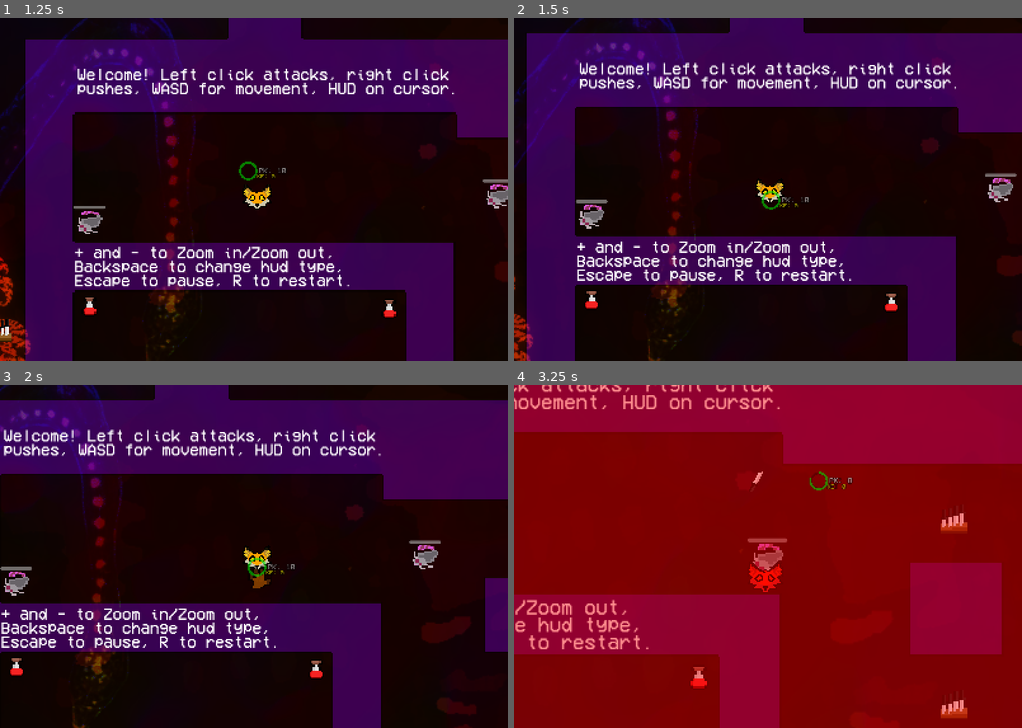
Above: before the commit, frames 1-4 (two rows, left to right).
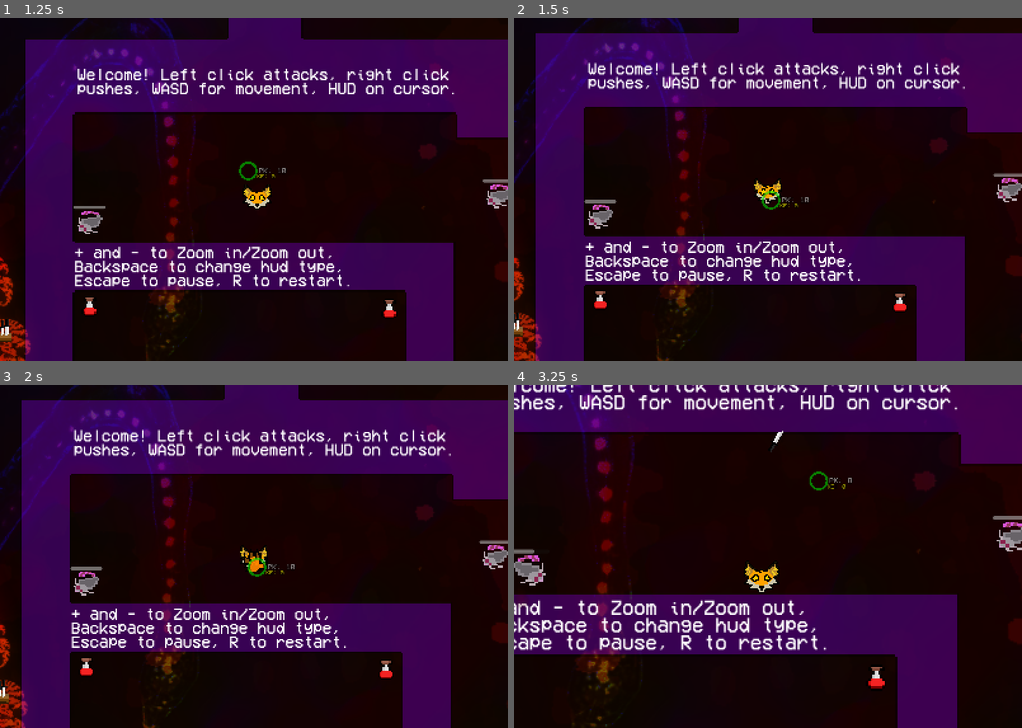
Above: after the commit, the same moments.

Repository: TyconXon/Sunkist-Savior
Game: Godot game, scene res://Main Menu.tscn
The game is run twice, just before and just after one commit, with the same random seed, the same clock (stepped at 60 frames per second) and the same inputs.
Inputs (mouse positions are in pixels of both pictures, inside the frame that each line leads up to):
- Up to frame 1 (1.25 s): click "Start" at 0.5 s
- Up to frame 2 (1.5 s): tap Enter at 1.25 s; move the mouse to (773, 199) at 1.27 s; hold D (right) from 1.28 s (still down); hold V (boomerang) from 1.28 s (still down)
- Up to frame 3 (2 s): keep holding D (right); keep holding V (boomerang); right-click (259, 566) at 1.55 s
- Up to frame 4 (3.25 s): move the mouse to (666, 573) at 2.02 s; release D (right) at 2.03 s; release V (boomerang) at 2.03 s; hold S (down) 2.03-2.78 s; right-click (666, 573) at 2.1 s; click (666, 573) at 2.3 s; move the mouse to (818, 481) at 2.77 s; press the mouse at (818, 481) at 2.78 s; hold D (right) from 2.78 s (still down); tap = (zoom in) at 3.05 s

Frame 1 is identical in both runs. In frame 2, 14% of the frame differs, in the area x 0-100%, y 0-100%; in frame 3, 29%; in frame 4, 100%.

Commit message:
hitstop

Diff:
--- a/Prefabs/Bullet/knife.gd
+++ b/Prefabs/Bullet/knife.gd
@@ -4,6 +4,7 @@
 var positionToAttack = null
 var stabbed = false
 var already_dropped = false
+var projectileboosted = false
 @export var damage = 1
 @export var speed = 10
 
@@ -15,7 +16,7 @@
 
 func _physics_process(delta: float) -> void:
 	if !stabbed:
-		position += transform.x * speed
+		position += transform.x * speed * delta * 100
 
 
 func _on_body_entered(body: Node2D) -> void:
@@ -27,10 +28,13 @@
 			$CollisionShape2D.disabled = true
 
 			self.velocity = Vector2.ZERO
+			if body.is_in_group("enemy") && !stabbed:
+				body.stun(0.05, 1)
 			stabbed = true
 			damage = 0
-			if body.is_in_group("enemy"):
-				body.stun(0.05, 1)
+
+			if projectileboosted:
+				$DeletionTimer.wait_time = 0.01
 
 			self.self_modulate = Color(100,100,100,100)
 			self.reparent(body)
--- a/Prefabs/Bullet/knife.tscn
+++ b/Prefabs/Bullet/knife.tscn
@@ -4,7 +4,7 @@
 [ext_resource type="Texture2D" uid="uid://dwps61cmlf7s" path="res://Resources/knife.png" id="1_eogbi"]
 
 [sub_resource type="RectangleShape2D" id="RectangleShape2D_f3s5m"]
-size = Vector2(60, 20)
+size = Vector2(35, 10)
 
 [sub_resource type="Animation" id="Animation_nole0"]
 length = 0.001
@@ -53,6 +53,7 @@
 texture = ExtResource("1_eogbi")
 
 [node name="CollisionShape2D" type="CollisionShape2D" parent="."]
+position = Vector2(12.5, 0)
 shape = SubResource("RectangleShape2D_f3s5m")
 
 [node name="DeletionTimer" type="Timer" parent="."]
--- a/Prefabs/Bullet/paw.gd
+++ b/Prefabs/Bullet/paw.gd
@@ -11,7 +11,7 @@
 	$Sprite2D.global_rotation = 0
 
 func _physics_process(delta: float) -> void:
-	position += transform.x * 2
+	position += transform.x * 2 * delta * 50
 
 func _on_deletion_timer_timeout() -> void:
 	queue_free()
@@ -23,10 +23,27 @@
 		body.stun(0.75, 10)
 
 func _on_area_entered(area: Area2D) -> void:
-	if not area.is_in_group("friendly") and area.is_in_group("bullet"):
-		area.remove_from_group("enemy")
-		area.add_to_group("friendly")
-		print('a')
-		#area.speed *= -1
-		area.rotate(PI)
-		area.modulate = Color.GREEN
+	if $DeletionTimer.time_left > $DeletionTimer.wait_time - 0.1:
+		if not area.is_in_group("friendly") and area.is_in_group("bullet"):
+			area.remove_from_group("enemy")
+			area.add_to_group("friendly")
+			print('a')
+			area.speed *= 1.5
+			area.damage *= 0.75
+			area.rotate(PI)
+			area.modulate = Color.YELLOW
+			Global.hitstop(0.5)
+			area.projectileboosted = true
+		elif area.is_in_group("friendly") and area.is_in_group("bullet") and not area.projectileboosted:
+			if !area.stabbed:
+				area.modulate = Color.RED
+				area.speed *= 2
+				area.damage *= 2.0
+				Global.hitstop(0.25)
+				area.projectileboosted = true
+
+			else:
+				area.stabbed = false
+				area.reparent(area.get_parent().get_parent())
+				area.damage *= 0.5
+				area.projectileboosted = true
--- a/Prefabs/Enemy/dog.gd
+++ b/Prefabs/Enemy/dog.gd
@@ -58,6 +58,8 @@
 
 	var instance = load("res://Prefabs/Bullet/knife.tscn").instantiate()
 	instance.position = position
+	instance.scale = scale
+	instance.speed = 10 / scale.x
 	instance.look_at(playerReference.position)
 	instance.positionToAttack = playerReference.position
 	get_parent().add_child(instance)
--- a/Prefabs/Enemy/rat.gd
+++ b/Prefabs/Enemy/rat.gd
@@ -53,7 +53,7 @@
 
 
 func _on_hitbox_area_exited(area: Area2D) -> void:
-	if area.get_parent() == target:
+	if area.get_parent() == target and area.name == "Hitbox":
 		attacking = false
 	pass # Replace with function body.
 
--- a/Prefabs/Enemy/rat.tscn
+++ b/Prefabs/Enemy/rat.tscn
@@ -116,8 +116,10 @@
 shape = SubResource("CircleShape2D_fwpy1")
 
 [node name="HitTimer" type="Timer" parent="."]
+one_shot = true
 
 [node name="StunTimer" type="Timer" parent="."]
+one_shot = true
 
 [node name="RayCast2D" type="RayCast2D" parent="."]
 collision_mask = 2
--- a/Prefabs/Enemy/spider.gd
+++ b/Prefabs/Enemy/spider.gd
@@ -53,7 +53,7 @@
 
 
 func _on_hitbox_area_exited(area: Area2D) -> void:
-	if area.get_parent() == target:
+	if area.get_parent() == target and area.name == "Hitbox":
 		attacking = false
 	pass # Replace with function body.
 
--- a/Prefabs/player.tscn
+++ b/Prefabs/player.tscn
@@ -264,75 +264,21 @@
 mouse_filter = 2
 theme_override_styles/panel = SubResource("StyleBoxFlat_ep7be")
 
-[node name="CursorHUD" type="Node2D" parent="."]
-modulate = Color(1, 1, 1, 0.5)
-light_mask = 0
-z_index = 15
-material = SubResource("CanvasItemMaterial_yep7m")
-position = Vector2(-50, -280)
-
-[node name="AMMO" type="RichTextLabel" parent="CursorHUD"]
-texture_filter = 1
-use_parent_material = true
-offset_left = 32.0
-offset_top = -13.0
-offset_right = 167.0
-offset_bottom = 15.0
-theme_override_colors/font_outline_color = Color(0, 0, 0, 1)
-theme_override_constants/outline_size = 10
-theme_override_fonts/normal_font = ExtResource("3_21nq4")
-theme_override_font_sizes/normal_font_size = 25
-text = "PK: 10"
-scroll_active = false
-shortcut_keys_enabled = false
-
-[node name="KEYS" type="RichTextLabel" parent="CursorHUD"]
-texture_filter = 1
-use_parent_material = true
-offset_left = 26.0
-offset_top = 8.0
-offset_right = 129.0
-offset_bottom = 27.0
-theme_override_colors/default_color = Color(1, 0.99375, 0, 1)
-theme_override_constants/outline_size = 10
-theme_override_fonts/normal_font = ExtResource("3_21nq4")
-theme_override_font_sizes/normal_font_size = 20
-text = "KE: 0"
-scroll_active = false
-shortcut_keys_enabled = false
-
-[node name="HPBAR" type="TextureProgressBar" parent="CursorHUD"]
-texture_filter = 1
-use_parent_material = true
-offset_left = -32.0
-offset_top = -32.0
-offset_right = 96.0
-offset_bottom = 96.0
-scale = Vector2(0.5, 0.5)
-max_value = 10.0
-step = 0.0
-value = 0.6
-fill_mode = 4
-texture_under = SubResource("GradientTexture2D_qg54h")
-texture_progress = SubResource("GradientTexture2D_xjnc0")
-tint_under = Color(0, 0, 0, 0.5)
-tint_progress = Color(0, 1, 0, 1)
-
-[node name="Death" type="Control" parent="."]
+[node name="Death" type="Control" parent="Camera2D/PauseController"]
 visible = false
 layout_mode = 3
 anchors_preset = 0
 
-[node name="Panel" type="Panel" parent="Death"]
+[node name="Panel" type="Panel" parent="Camera2D/PauseController/Death"]
 use_parent_material = true
 layout_mode = 1
-offset_left = -941.0
-offset_top = -606.0
-offset_right = 826.0
-offset_bottom = 550.0
+offset_left = -1551.0
+offset_top = -953.0
+offset_right = 1344.0
+offset_bottom = 913.0
 theme_override_styles/panel = SubResource("StyleBoxFlat_ep7be")
 
-[node name="DeathText" type="RichTextLabel" parent="Death"]
+[node name="DeathText" type="RichTextLabel" parent="Camera2D/PauseController/Death"]
 z_index = 10
 layout_mode = 1
 anchors_preset = 8
@@ -354,6 +300,64 @@
 scroll_active = false
 shortcut_keys_enabled = false
 
+[node name="CursorHUD" type="Node2D" parent="."]
+modulate = Color(1, 1, 1, 0.5)
+light_mask = 0
+z_index = 15
+material = SubResource("CanvasItemMaterial_yep7m")
+position = Vector2(-50, -280)
+
+[node name="AMMO" type="RichTextLabel" parent="CursorHUD"]
+texture_filter = 1
+use_parent_material = true
+offset_left = 32.0
+offset_top = -13.0
+offset_right = 167.0
+offset_bottom = 15.0
+mouse_filter = 2
+theme_override_colors/font_outline_color = Color(0, 0, 0, 1)
+theme_override_constants/outline_size = 10
+theme_override_fonts/normal_font = ExtResource("3_21nq4")
+theme_override_font_sizes/normal_font_size = 25
+text = "PK: 10"
+scroll_active = false
+shortcut_keys_enabled = false
+
+[node name="KEYS" type="RichTextLabel" parent="CursorHUD"]
+texture_filter = 1
+use_parent_material = true
+offset_left = 26.0
+offset_top = 8.0
+offset_right = 129.0
+offset_bottom = 27.0
+mouse_filter = 2
+theme_override_colors/default_color = Color(1, 0.99375, 0, 1)
+theme_override_constants/outline_size = 10
+theme_override_fonts/normal_font = ExtResource("3_21nq4")
+theme_override_font_sizes/normal_font_size = 20
+text = "KE: 0"
+scroll_active = false
+shortcut_keys_enabled = false
+
+[node name="HPBAR" type="TextureProgressBar" parent="CursorHUD"]
+texture_filter = 1
+use_parent_material = true
+offset_left = -32.0
+offset_top = -32.0
+offset_right = 96.0
+offset_bottom = 96.0
+scale = Vector2(0.5, 0.5)
+mouse_filter = 2
+mouse_default_cursor_shape = 3
+max_value = 10.0
+step = 0.0
+value = 0.6
+fill_mode = 4
+texture_under = SubResource("GradientTexture2D_qg54h")
+texture_progress = SubResource("GradientTexture2D_xjnc0")
+tint_under = Color(0, 0, 0, 0.5)
+tint_progress = Color(0, 1, 0, 1)
+
 [node name="DeathTimer" type="Timer" parent="."]
 
 [node name="PawCooldown" type="Timer" parent="."]
--- a/Scripts/player.gd
+++ b/Scripts/player.gd
@@ -35,8 +35,8 @@
 
 func die():
 	$DeathTimer.start()
-	$Death.visible = true
-	$Death.reparent(get_parent())
+	$Camera2D/PauseController/Death.visible = true
+	$Camera2D/PauseController/Death.reparent(get_parent())
 	hide()
 	dead = true
 
@@ -109,7 +109,7 @@
 	$Camera2D.zoom += direction * Vector2(0.25, 0.25)
 	$CursorHUD.scale = Vector2.ONE / $Camera2D.zoom
 	$Camera2D/PauseController.scale = Vector2.ONE / $Camera2D.zoom
-	$Death.scale = Vector2.ONE / $Camera2D.zoom
+	$Camera2D/PauseController/Death.scale = Vector2.ONE / $Camera2D.zoom
 	#$Camera2D/HP.scale = Vector2.ONE / $Camera2D.zoom
 
 
@@ -135,7 +135,7 @@
 	if event.is_action_pressed("paw"):
 		claw()
 	if event.is_action_pressed("boomerang"):
-		#boomerang()
+		Global.hitstop(2)
 		pass
 	if event.is_action_pressed("edit"):
 		edit()
--- a/global.gd
+++ b/global.gd
@@ -17,3 +17,8 @@
 # Called every frame. 'delta' is the elapsed time since the previous frame.
 func _process(delta: float) -> void:
 	pass
+
+func hitstop(duration):
+	Engine.time_scale = 0
+	await(get_tree().create_timer(duration, true, false, true).timeout)
+	Engine.time_scale = 1
